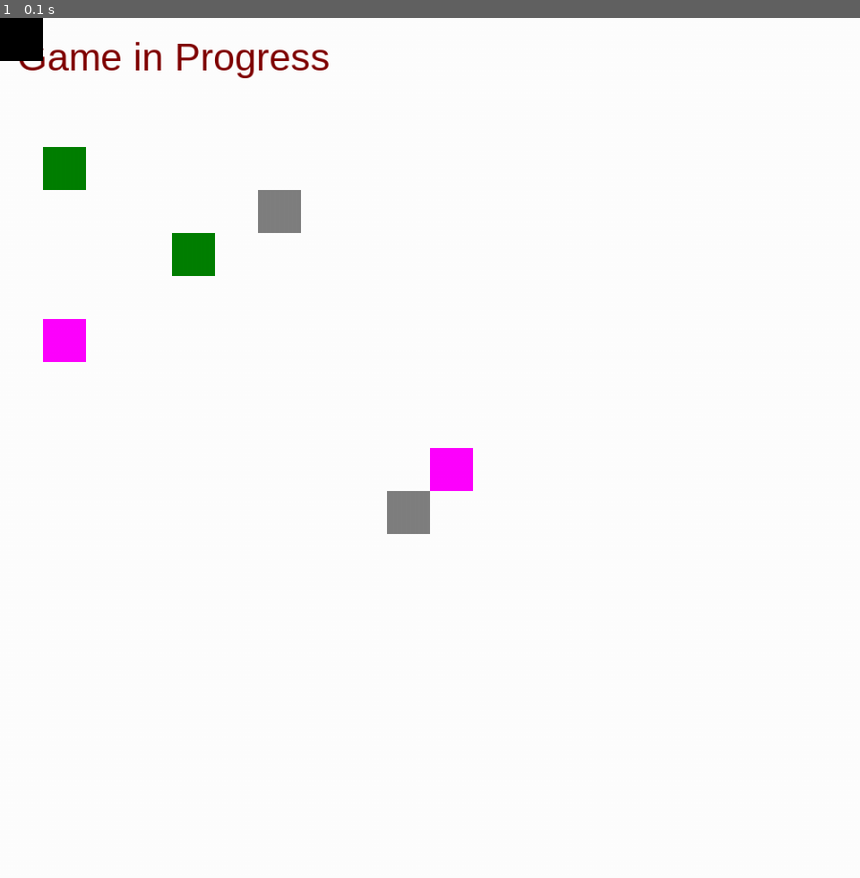
Above: before the commit, frame 1.
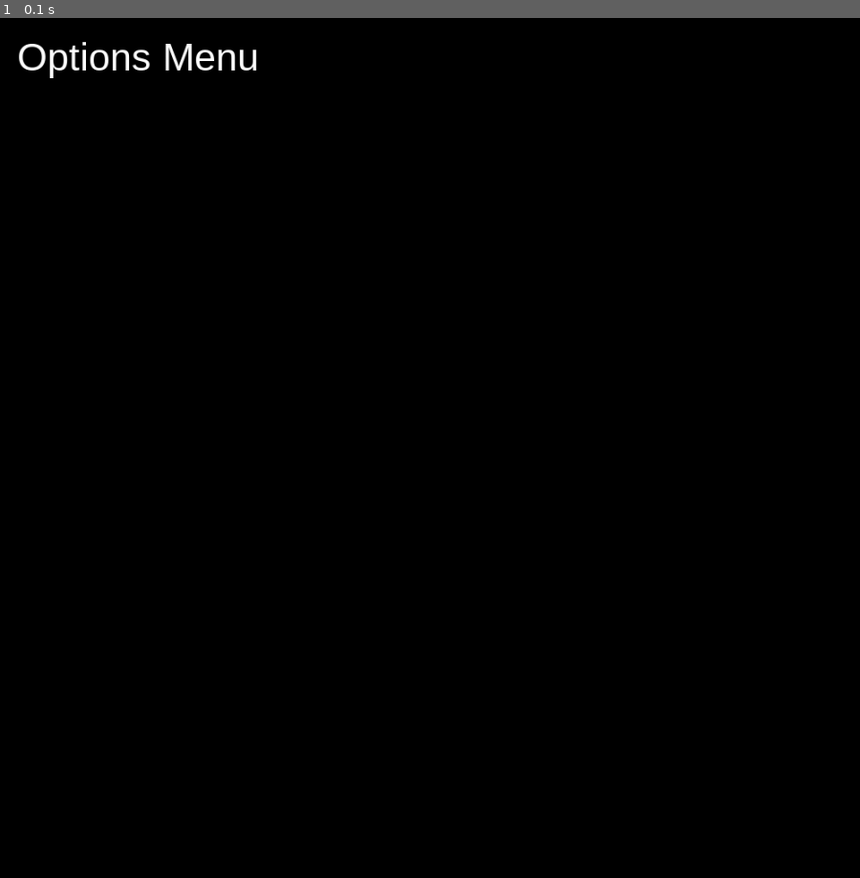
Above: after the commit, the same moment.

Repository: Abdul-MughisA/AAM-Project
Game: pygame game, started from Python/MainMenu.py
Same seed, same stepped clock (60 frames per second), same inputs: the game is played once before the commit and once after it.
Inputs:
- Up to frame 1 (0.1 s): no input

The runs differ from the first frame. In frame 1, 100% of the frame differs, in the area x 0-100%, y 0-100%.

Commit message:
25 July KidsCanCode

Diff:
--- /dev/null
+++ b/Python/Grid.py
@@ -0,0 +1,35 @@
+import pygame
+
+mainClock = pygame.time.Clock()
+from pygame.locals import *
+pygame.init()
+pygame.display.set_caption("Grid")
+screen = pygame.display.set_mode((100, 100), 0, 16)
+
+BLACK = (0, 0, 0)
+WHITE = (255, 255, 255)
+RED = (255, 0, 0)
+LIME = (0, 255, 0)
+BLUE = (0, 0, 255)
+YELLOW = (255, 255, 0)
+CYAN = (0, 255, 255)
+MAGENTA = (255, 0, 255)
+SILVER = (192, 192, 192)
+GREY = (128, 128, 128)
+MAROON = (128, 0, 0)
+OLIVE = (128, 128, 0)
+GREEN = (0, 128, 0)
+PURPLE = (128, 0, 128)
+TEAL = (0, 128, 128)
+NAVY = (0, 0, 128)
+
+
+
+def game():
+    while True:
+
+        for event in pygame.event.get():
+            if event.type == QUIT:
+                pygame.quit()
+        pygame.display.update()
+        mainClock.tick(60)
--- a/Python/MainMenu.py
+++ b/Python/MainMenu.py
@@ -346,4 +346,4 @@
         pygame.display.update()
         mainClock.tick(60)
 
-game()
+options()
--- /dev/null
+++ b/Python/NEW/main.py
@@ -0,0 +1,102 @@
+import pygame
+import sys
+from os import path
+
+# import all details from other files without having to specify the originating file every time
+from settings import *
+from sprites import *
+
+class Game:
+    def __init__(self):
+        # initialises the game window
+        self.running = True
+        pygame.init()
+        pygame.mixer.init() # initialise sound
+        self.screen = pygame.display.set_mode((WIDTH, HEIGHT))
+        pygame.display.set_caption(TITLE)
+        self.clock = pygame.time.Clock()
+        pygame.key.set_repeat(500, 100)
+        self.load_data()
+
+    # loads in the text file
+    def load_data(self):
+        game_folder = path.dirname(__file__) # sets the map data
+        self.map_data = []  # map data stored in this variable
+        # copies data from map file into variable
+        with open(path.join(game_folder, 'map.txt'), 'rt') as f:
+            for line in f:
+                self.map_data.append(line)
+
+
+    def new(self):
+        # creates all objects
+        self.all_sprites = pygame.sprite.Group()
+        self.walls = pygame.sprite.Group()
+        self.player = Player(self, 7, 7)
+        for row, tiles in enumerate(self.map_data):
+            for col, tile in enumerate(tiles):
+                if tile == '1':
+                    Wall(self, col, row)
+                if tile == 'P':
+                    self.player = Player(self, col, row)
+        self.run() # game runs every time it is called
+
+
+    def run(self):
+        self.clock.tick(FPS)
+        self.playing = True
+        while self.playing:
+            self.clock.tick(FPS)
+            self.events()
+            self.update()
+            self.draw()
+
+    def update(self):
+        self.all_sprites.update()
+
+    def events(self):
+        for event in pygame.event.get():
+            if event.type == pygame.QUIT:
+                if self.playing:
+                    self.playing = False
+                self.running = False
+
+            # key events for WASD and arrow keys
+            if event.type == pygame.KEYDOWN:
+                if event.key == pygame.K_LEFT or event.key == pygame.K_a:
+                    self.player.move(dx=-1)
+                if event.key == pygame.K_RIGHT or event.key == pygame.K_d:
+                    self.player.move(dx=1)
+                if event.key == pygame.K_UP or event.key == pygame.K_w:
+                    self.player.move(dy=-1)
+                if event.key == pygame.K_DOWN or event.key == pygame.K_s:
+                    self.player.move(dy=1)
+
+
+    # draws the grey lines to show the grid
+    def draw_grid(self):
+        for x in range(0, WIDTH, TILESIZE):
+            pygame.draw.line(self.screen, SILVER, (x, 0), (x, HEIGHT))
+        for y in range(0, HEIGHT, TILESIZE):
+            pygame.draw.line(self.screen, SILVER, (0, y), (WIDTH, y))
+
+    def draw(self):
+        self.screen.fill(BLACK)
+        self.draw_grid()
+        self.all_sprites.draw(self.screen)
+
+        pygame.display.flip()
+
+    def show_start_screen(self):
+        pass
+
+    def show_gameover_screen(self):
+        pass
+
+game = Game()
+game.show_start_screen()
+while game.running:
+    game.new()
+    game.show_gameover_screen()
+
+pygame.quit()
--- /dev/null
+++ b/Python/NEW/map.txt
@@ -0,0 +1,8 @@
+1111111111111111
+1P.............1
+1..............1
+1..............1
+1..............1
+1..............1
+1..............1
+1111111111111111
--- /dev/null
+++ b/Python/NEW/map_info.txt
@@ -0,0 +1,3 @@
+. - ignored
+1 - wall
+P - player
--- /dev/null
+++ b/Python/NEW/settings.py
@@ -0,0 +1,26 @@
+BLACK = (0, 0, 0)
+WHITE = (255, 255, 255)
+RED = (255, 0, 0)
+LIME = (0, 255, 0)
+BLUE = (0, 0, 255)
+YELLOW = (255, 255, 0)
+CYAN = (0, 255, 255)
+MAGENTA = (255, 0, 255)
+SILVER = (192, 192, 192)
+GREY = (128, 128, 128)
+MAROON = (128, 0, 0)
+OLIVE = (128, 128, 0)
+GREEN = (0, 128, 0)
+PURPLE = (128, 0, 128)
+TEAL = (0, 128, 128)
+NAVY = (0, 0, 128)
+
+TITLE = "NEW GAME"
+WIDTH = 256
+HEIGHT = 128
+FPS = 60
+BGCOLOUR = GREY
+
+TILESIZE = 16
+GRIDWIDTH = WIDTH / TILESIZE
+GRIDHEIGHT = HEIGHT / TILESIZE
--- /dev/null
+++ b/Python/NEW/sprites.py
@@ -0,0 +1,45 @@
+import pygame
+from settings import *
+
+class Player(pygame.sprite.Sprite):
+    def __init__(self, game, x, y):
+        self.groups = game.all_sprites
+        pygame.sprite.Sprite.__init__(self, self.groups)
+        self.game = game
+        self.image = pygame.Surface((TILESIZE, TILESIZE))
+        self.image.fill(YELLOW)
+        self.rect = self.image.get_rect()
+        self.x = x
+        self.y = y
+
+    # d variables set to 0 when they are unspecified
+    def move(self, dx=0, dy=0):
+        if not self.collide_with_walls(dx, dy):
+            self.x += dx
+            self.y += dy
+
+    # checks peeks ahead to walls, and does not move if wall found
+    def collide_with_walls(self, dx=0, dy=0):
+        for wall in self.game.walls:
+            if wall.x == self.x + dx and wall.y == self.y + dy:
+                return True
+        return False
+
+    def update(self):
+        self.rect.x = self.x * TILESIZE
+        self.rect.y = self.y * TILESIZE
+
+class Wall(pygame.sprite.Sprite):
+    def __init__(self, game, x, y):
+        self.groups = game.all_sprites, game.walls
+        pygame.sprite.Sprite.__init__(self, self.groups)
+        self.game = game
+        self.image = pygame.Surface((TILESIZE, TILESIZE))
+        self.image.fill(GREEN)
+        self.rect = self.image.get_rect()
+        self.x = x
+        self.y = y
+
+        # when object made, pass TILE as argument, not pixel
+        self.rect.x = x * TILESIZE
+        self.rect.y = y * TILESIZE
Not shown, changed: README.md
Not shown, changed: 1 Timeline.md
